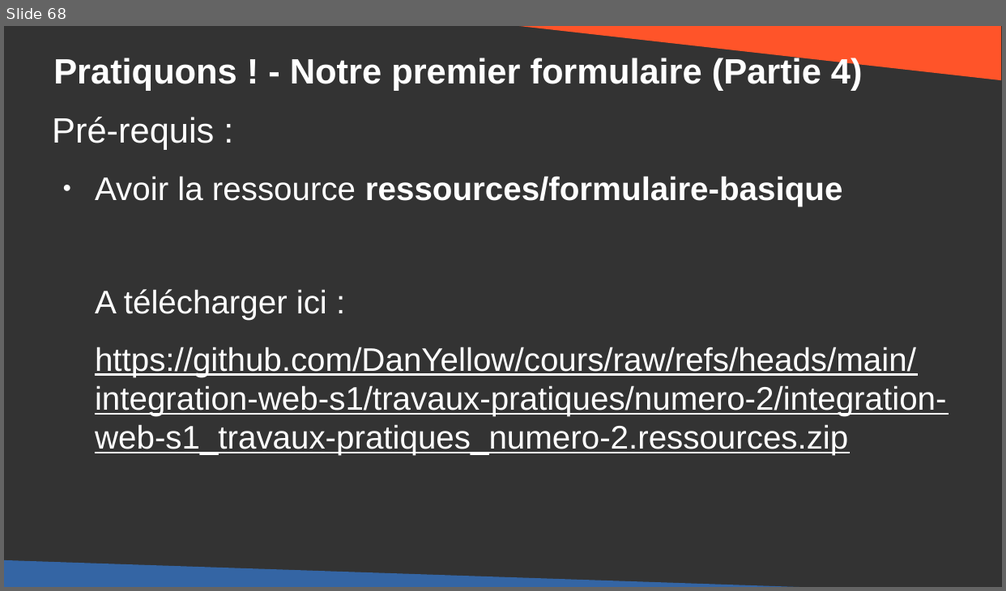
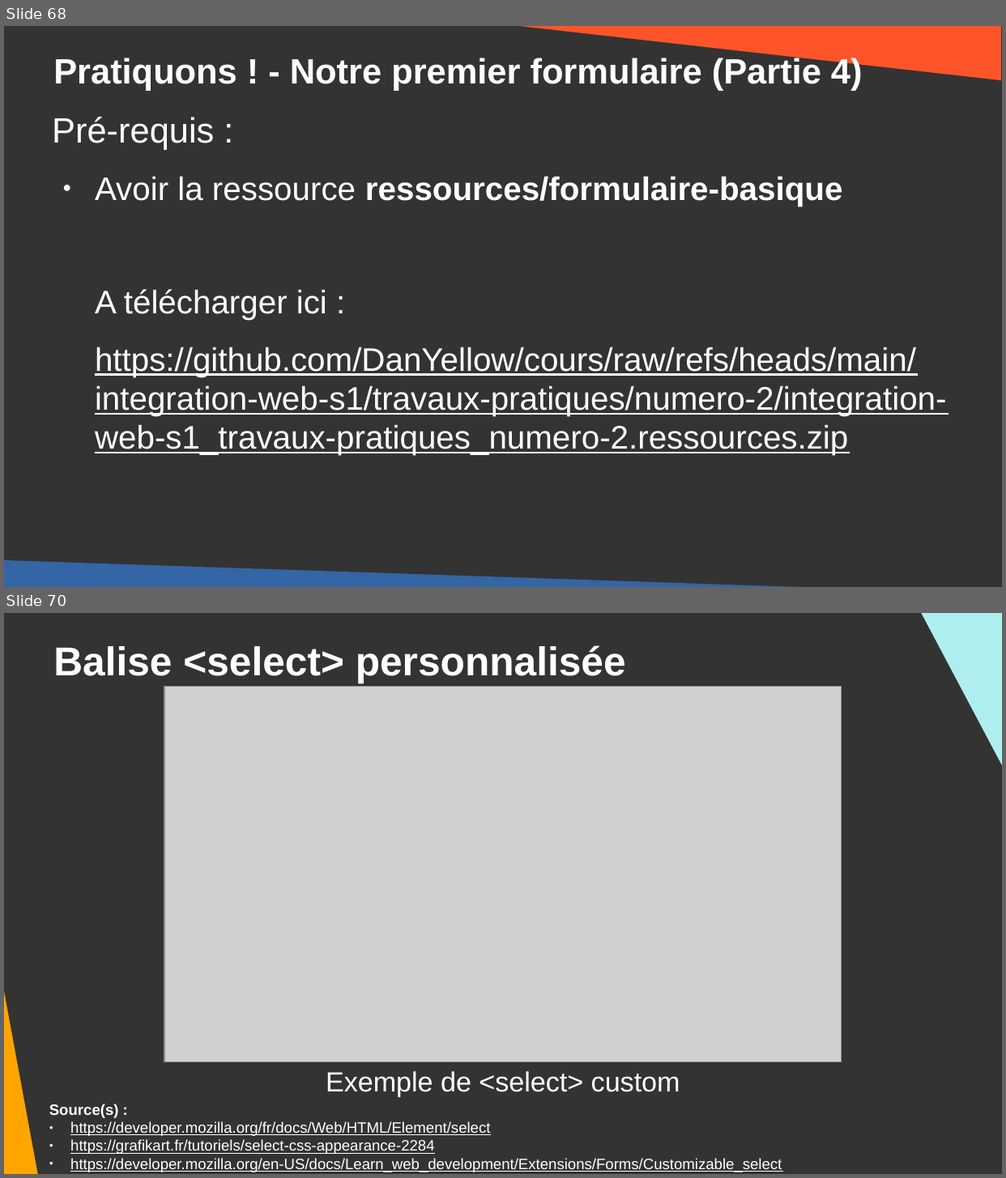
Before and after one commit to DanYellow/cours, a slide deck: integration-web-s1/travaux-pratiques/numero-2/presentation.odp. Shown one above the other, each under a label of ours: slide 68 before the commit, slides 68 and 70 after it; the slides between them are not shown. The pictures are 1006x591 and 1006x1178 pixels, drawn with LibreOffice and Linux fonts; fonts in the diff are those of the drawing; grey boxes stand for pictures. Boxes give left, top, right and bottom in pixels: in the first picture for what was removed or moved away, otherwise in the second. Text is boxed around its words. In the diff, an @@ line names an element or a change of style, - is before the commit and + after.

```diff
--- a/integration-web-s1/travaux-pratiques/numero-2/presentation.odp
+++ b/integration-web-s1/travaux-pratiques/numero-2/presentation.odp
@@ slide 70 added at (x1=4, y1=613, x2=1002, y2=1174), background #333333 @@
@@ right triangle added at (x1=910, y1=613, x2=1002, y2=881), fill #AFEEEE @@
@@ title added at (x1=53, y1=645, x2=626, y2=683), 32 pt, text #FFFFFF, bold @@
+Balise <select> personnalisée
@@ right triangle added at (x1=4, y1=697, x2=40, y2=1174), fill #FFA500 @@
@@ picture added at (x1=164, y1=687, x2=842, y2=1063) @@
@@ title added at (x1=326, y1=1071, x2=680, y2=1097), 22 pt, text #FFFFFF @@
+Exemple de <select> custom
@@ text added at (x1=49, y1=1104, x2=782, y2=1173), 12 pt, text #FFFFFF, underline @@
+Source(s) :
+● https://developer.mozilla.org/fr/docs/Web/HTML/Element/select
+● https://grafikart.fr/tutoriels/select-css-appearance-2284
+● https://developer.mozilla.org/en-US/docs/Learn_web_development/Extensions/Forms/Customizable_select
```
Also in this commit, not shown: 8 slides changed, 1 other slide added, 1 other file.
